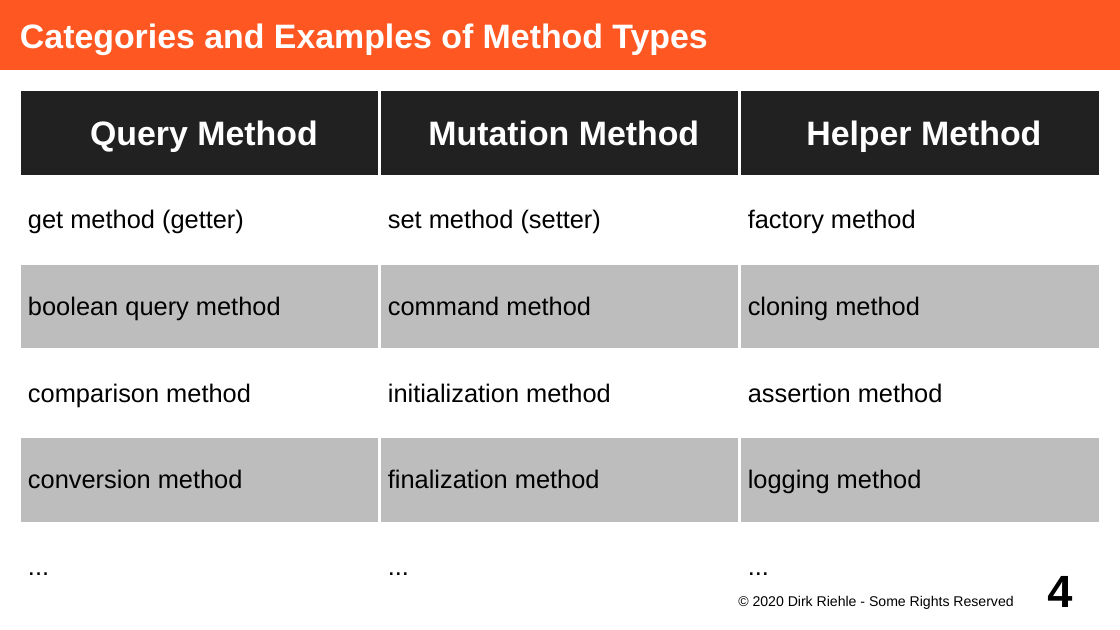
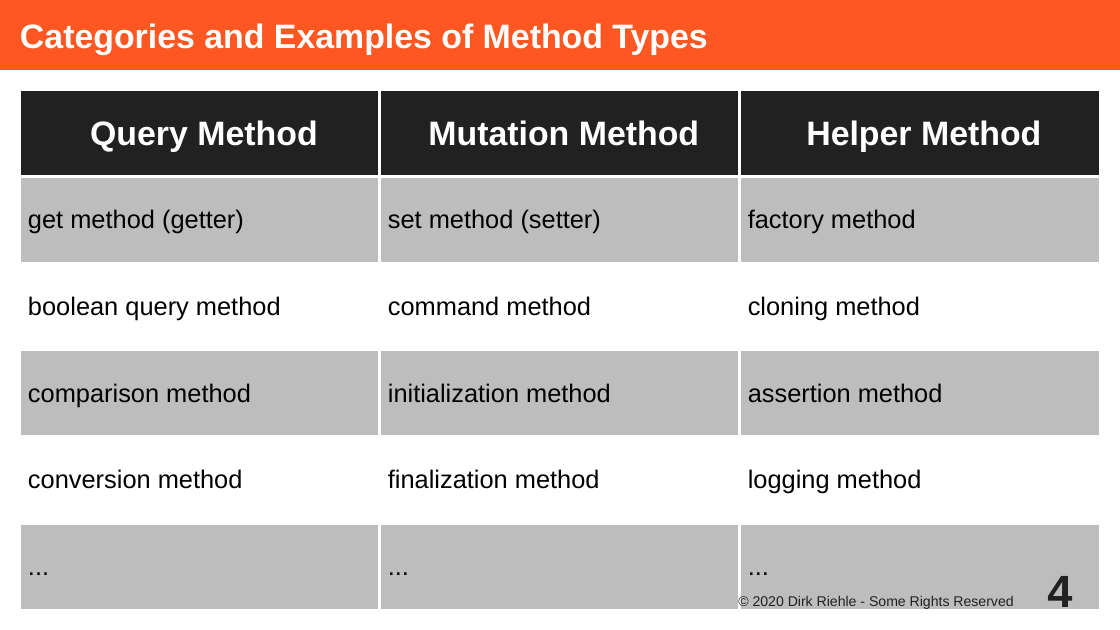
Before and after one commit to dirkriehle/adap-course, a slide deck: slide 4 of Lecture Slides/ADAP C01 - Method Types.odp. Drawn at 1120x630 pixels with LibreOffice and Linux fonts; fonts in the diff are those of the drawing. Boxes give left, top, right and bottom in pixels: in the first picture for what was removed or moved away, otherwise in the second. Text is boxed around its words. In the diff, an @@ line names an element or a change of style, - is before the commit and + after.

```diff
--- a/Lecture Slides/ADAP C01 - Method Types.odp
+++ b/Lecture Slides/ADAP C01 - Method Types.odp
@@ table at (20, 90, 1101, 611) @@
@@ fill #FFFFFF to #BDBDBD in 9 cells @@
@@ fill #BDBDBD to #FFFFFF in 6 cells @@
@@ page number at (1047, 576, 1072, 616): text colour #000000 to #212121 @@
@@ text "© 2020 Dirk Riehle - ..." at (753, 596, 1013, 609): text colour #000000 to #212121 @@
```
Also in this commit, not shown: 32 other slides changed, 3 other files.
